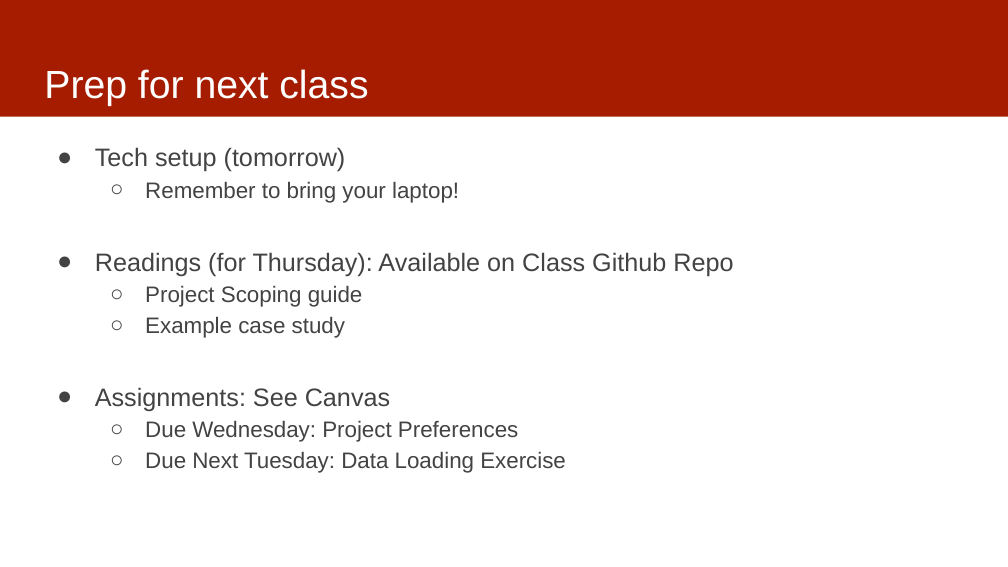
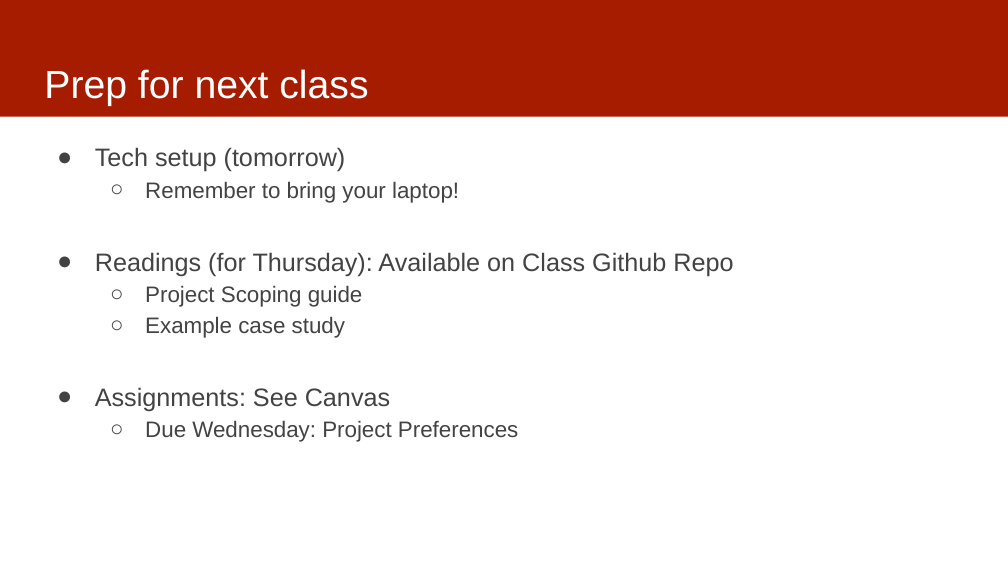
Before and after one commit to dssg/mlforpublicpolicylab, a slide deck: slide 15 of Lectures/01-ClassOverview.pptx (slide 17 before the commit). Drawn at 1008x567 pixels with LibreOffice and Linux fonts; fonts in the diff are those of the drawing. Boxes give left, top, right and bottom in pixels: in the first picture for what was removed or moved away, otherwise in the second. Text is boxed around its words. In the diff, an @@ line names an element or a change of style, - is before the commit and + after.

```diff
--- a/Lectures/01-ClassOverview.pptx
+++ b/Lectures/01-ClassOverview.pptx
@@ text at [145, 451, 566, 473]: paragraph removed @@
-  ○ Due Next Tuesday: Data Loading Exercise
```
Also in this commit, not shown: 5 other slides changed, 2 slides removed.
